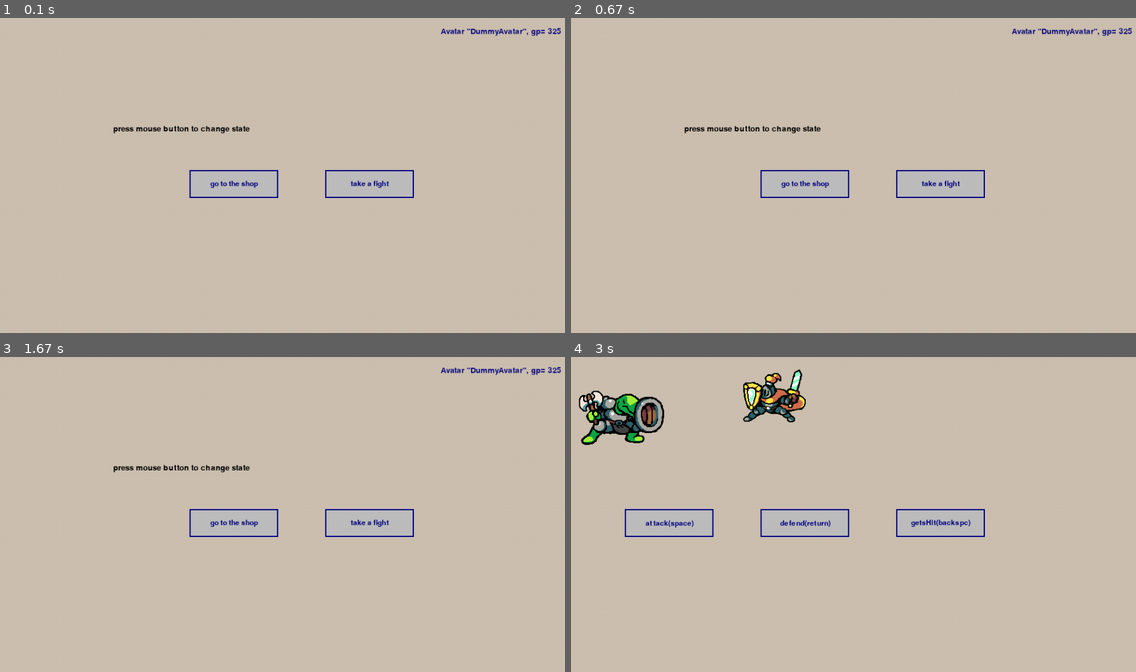
Above: before the commit, frames 1-4 (two rows, left to right).
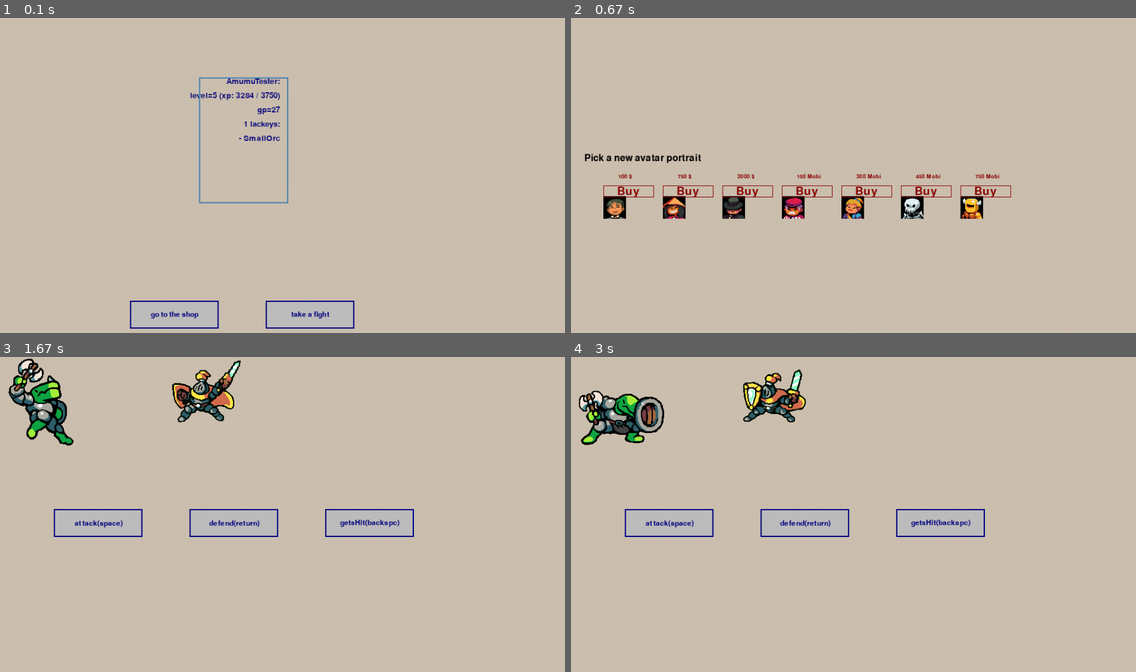
Above: after the commit, the same moments.

Repository: wkta/mythrandian-guard
Game: pygame game, started from client/main.py
Two runs of this game, one before a commit and one after it. Both use one fixed random seed, a clock stepped at 60 frames per second and the inputs below.
Inputs (mouse positions are in pixels of both pictures, inside the frame that each line leads up to):
- Up to frame 1 (0.1 s): no input
- Up to frame 2 (0.67 s): press the mouse at (746, 314) at 0.37 s; move the mouse to (864, 244) at 0.47 s; release the mouse at (983, 172) at 0.6 s
- Up to frame 3 (1.67 s): tap Esc at 0.67 s; press the mouse at (310, 653) at 1.03 s; move the mouse to (316, 549) at 1.13 s; release the mouse at (316, 442) at 1.27 s; press the mouse at (96, 523) at 1.37 s; move the mouse to (84, 527) at 1.47 s; release the mouse at (73, 533) at 1.6 s
- Up to frame 4 (3 s): press the mouse at (938, 523) at 1.7 s; move the mouse to (876, 527) at 1.8 s; release the mouse at (813, 533) at 1.93 s; press the mouse at (802, 523) at 2.03 s; move the mouse to (757, 527) at 2.13 s; release the mouse at (712, 530) at 2.27 s; press the mouse at (938, 523) at 2.37 s; move the mouse to (1006, 460) at 2.47 s; release the mouse at (1068, 397) at 2.6 s; press the mouse at (802, 523) at 2.7 s; move the mouse to (734, 483) at 2.8 s; release the mouse at (667, 445) at 2.93 s

The runs differ from the first frame. In frame 1, 2.6% of the frame differs, in the area x 20-100%, y 3-99%; in frame 2, 4.4%, in the area x 2-100%, y 3-64%; in frame 3, 3.9%; in frame 4, nothing differs.

Commit message:
SelectionState: can display Av.infos(debug mode)

Diff:
--- a/client/app/Avatar.py
+++ b/client/app/AvatarModel.py
@@ -2,7 +2,7 @@
 import random
 from math import floor
 
-from pkatagames_sdk.capsule.struct.misc import enum_builder_nplus
+from pkatagames_sdk.capsule.struct.misc import enum_builder_nplus, enum_builder
 
 
 PrimaryStats = enum_builder_nplus(
@@ -25,6 +25,15 @@
 
 FULL_LIFE_SYM = -399601
 MAX_FOCUS = 20
+
+
+OmegaLackeys = enum_builder(
+    'CaveTroll',
+    'MountainTroll',
+    'FriendlySpider',
+    'SmallOrc',
+    'Slime'
+)
 
 
 class StatsFramework:
@@ -306,11 +315,55 @@
         return res
 
 
-class Avatar:
+class AvatarModel:
     def __init__(self, name, given_xp, gold):
         self._name = name
         self._gold = gold
         self._stats = StatsKern(FULL_LIFE_SYM, given_xp, {})
+        self._lackeys = [None for _ in range(5)]
+
+        self._lackeys[0] = OmegaLackeys.SmallOrc
+        if random.random() < 0.6:
+            self._lackeys[1] = OmegaLackeys.FriendlySpider
+            if random.random() < 0.6:
+                self._lackeys[2] = OmegaLackeys.Slime
+                if random.random() < 0.5:
+                    self._lackeys[3] = OmegaLackeys.MountainTroll
+
+    def add_xp(self, val):
+        self._stats.stack_xp(val)
+
+    def get_team_desc(self):
+        res = ''
+        cpt = 0
+        for t in self._lackeys:
+            if t:
+                cpt += 1
+        res += '{} lackeys'.format(cpt)
+        if cpt:
+            res += ':\n'
+        for ii in range(cpt):
+            # lackey code, to str
+            res += ' - {}'.format(OmegaLackeys.inv_map[self._lackeys[ii]])
+            if ii != cpt-1:
+                res += '\n'
+        return res
+
+    @property
+    def level(self):
+        return self._stats.get_level()
+
+    @property
+    def curr_xp(self):
+        return self._stats.get_xp()
+
+    @property
+    def xp_next_level(self):
+        _f = StatsFramework()
+        curr_level = self._stats.get_level()
+        if curr_level >= _f.get_max_level():
+            return None
+        return _f.LVL_TO_XPT[curr_level+1]
 
     @property
     def portrait_code(self):  # retro-compatibility
@@ -354,6 +407,6 @@
     print('what lvl if i have {} xp?'.format(xp))
     print(sf.calc_level(xp))
     print()
-    av = Avatar('roger', 125, 35666)
+    av = AvatarModel('roger', 125, 35666)
     print('avatar model e.g.')
     print(av)
--- /dev/null
+++ b/client/app/AvatarView.py
@@ -0,0 +1,48 @@
+import pkatagames_sdk
+from pkatagames_sdk.engine import BaseGameState, EngineEvTypes, EventReceiver, import_pygame
+
+
+kataen = pkatagames_sdk.engine
+pygame = import_pygame()
+
+
+class AvatarView(EventReceiver):
+    """
+    repr graphique avatar dans l'écran principal du jeu
+    """
+    def __init__(self, refmod):
+        super().__init__()
+        self._avatar = refmod
+        self._scr_size = kataen.get_screen().get_size()
+
+        self._x_BASEPOS = self._scr_size[0] // 2
+        self._y_BASEPOS = 100
+
+        ft = pygame.font.Font(None, 19)
+        txtcolor = (16, 16, 128)
+        self._labels = list()
+        self._lblsizes = list()
+        alltexts = [
+            '{}:'.format(self._avatar.name),
+            'level={} (xp: {} / {})'.format(self._avatar.level, self._avatar.curr_xp, self._avatar.xp_next_level),
+            'gp={}'.format(self._avatar.gold),
+        ]
+        alltexts.extend(self._avatar.get_team_desc().split('\n'))
+
+        for txt in alltexts:
+            tmp = ft.render(txt, True, txtcolor)
+            self._labels.append(tmp)
+            self._lblsizes.append(
+                tmp.get_size()
+            )
+        print(self._avatar.get_team_desc())
+
+    def proc_event(self, ev, source):
+        if ev.type == EngineEvTypes.PAINT:
+            mx_y = float('-inf')
+            for k, lbl in enumerate(self._labels):
+                t = self._lblsizes[k]
+                ev.screen.blit(lbl, (self._x_BASEPOS - t[0], self._y_BASEPOS+24*k))
+                if self._y_BASEPOS+24*k > mx_y:
+                    mx_y = self._y_BASEPOS+24*k
+            pygame.draw.rect(ev.screen, 'steelblue', ((self._x_BASEPOS-136, self._y_BASEPOS), (150, mx_y+16)), 2)
--- a/client/app/chall_selection_state.py
+++ b/client/app/chall_selection_state.py
@@ -1,9 +1,15 @@
+import random
+
 import game_defs
-from app.Avatar import Avatar
+import pkatagames_sdk
+from app.AvatarModel import AvatarModel
 from game_defs import GameStates
 from pkatagames_sdk.engine import BaseGameState, EngineEvTypes, EventReceiver, EventManager, import_pygame, CgmEvent
 from pkatagames_sdk.ext_gui import Button
+from app.AvatarView import AvatarView
 
+
+kataen = pkatagames_sdk.engine
 pygame = import_pygame()
 
 
@@ -21,37 +27,29 @@
 
 
 class ChallSelectionView(EventReceiver):
-    def __init__(self, given_avatar):
+    def __init__(self):
         super().__init__(self)
         self._bg_color = 'antiquewhite3'  # or smth like (255, 50, 60) if we choose the red, green, blue format
         ft = pygame.font.Font(None, 19)
-        self.img = ft.render('press mouse button to change state', True, (0, 0, 0))
+        # self.img = ft.render('press mouse button to change state', True, (0, 0, 0))
         self.img_pos = (200, 180)
-        self._ref_avatar = given_avatar
-        self._wealth_surf = ft.render(
-            'Avatar "{}", gp= {}'.format(self._ref_avatar.name, self._ref_avatar.gold), True, (16, 16, 128)
-        )
-        self._wcaption_size = self._wealth_surf.get_size()
-        self._scr_size = None
 
-        self.bt_shop = Button(pos=(100 + 228 * 1, 256), size=(150, 48), label='go to the shop')
+        self._scr_size = kataen.get_screen().get_size()
+
+        self.bt_shop = Button(pos=(228 * 1, self._scr_size[1]-64), size=(150, 48), label='go to the shop')
         self.bt_shop.callback = click_shop
-        self.bt_fight = Button(pos=(100 + 228 * 2, 256), size=(150, 48), label='take a fight')
+        self.bt_fight = Button(pos=(228 * 2, self._scr_size[1]-64), size=(150, 48), label='take a fight')
         self.bt_fight.callback = click_fight
 
     # override
     def proc_event(self, ev, source=None):
         if ev.type == EngineEvTypes.PAINT:
-            if self._scr_size is None:
-                self._scr_size = ev.screen.get_size()
-
             ev.screen.fill(self._bg_color)
 
             for bt_obj in (self.bt_shop, self.bt_fight):
                 ev.screen.blit(bt_obj.image, bt_obj.rect.topleft)
-
-            ev.screen.blit(self.img, self.img_pos)
-            ev.screen.blit(self._wealth_surf, (self._scr_size[0]-self._wcaption_size[0]-8, 16))
+            # impression txt
+            # ev.screen.blit(self.img, self.img_pos)
 
         elif ev.type == pygame.MOUSEBUTTONDOWN:
             for bt_obj in (self.bt_shop, self.bt_fight):
@@ -73,33 +71,42 @@
     def __init__(self, gs_id, name):
         super().__init__(gs_id, name)
         self.m = self.v = self.c = None
+        self.vavatar = None
         self._avatar = None
 
     def enter(self):
         if self._avatar:
             pass
         else:
-            self._avatar = Avatar('DummyAvatar', 0, 325)  # 325 gp
+            self._avatar = AvatarModel('AmumuTester', 0, random.randint(11, 37))  # random gold pieces aka GP
+            self._avatar.add_xp(random.randint(872, 13125))
+
             game_defs.the_avatar = self._avatar  # shared with other game states
 
-        self.v = ChallSelectionView(self._avatar)
+        self.v = ChallSelectionView()
+        self.vavatar = AvatarView(self._avatar)
+
         self.c = ChallSelectionCtrl()
         print(' MainMenuState ENTER')
         self.v.turn_on()
+        self.vavatar.turn_on()
         self.c.turn_on()
 
     def release(self):
         print(' MainMenuState RELEASE')
         self.c.turn_off()
         self.v.turn_off()
+        self.vavatar.turn_off()
         self.v = self.c = None
 
     def pause(self):
         print(' MainMenuState PAUSE')
         self.c.turn_off()
+        self.vavatar.turn_off()
         self.v.turn_off()
 
     def resume(self):
         print(' MainMenuState RESUME')
         self.v.turn_on()
+        self.vavatar.turn_on()
         self.c.turn_on()
